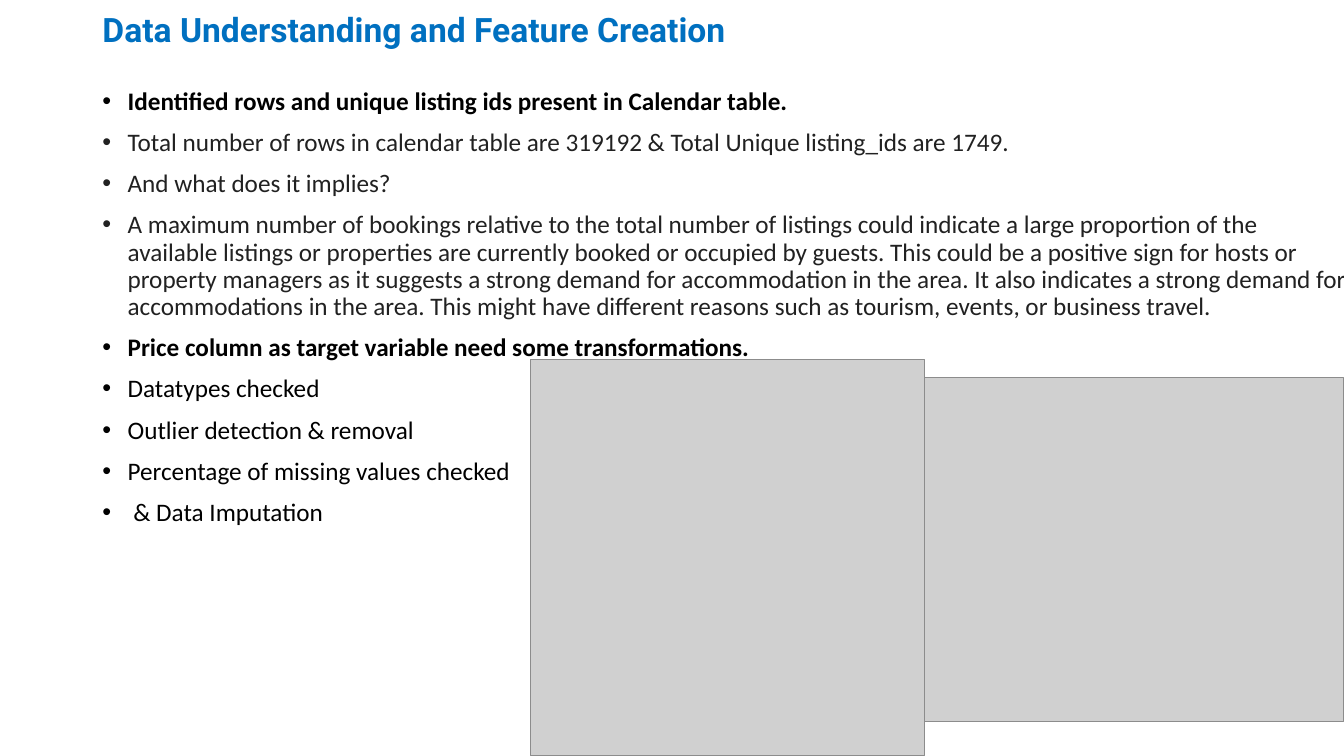
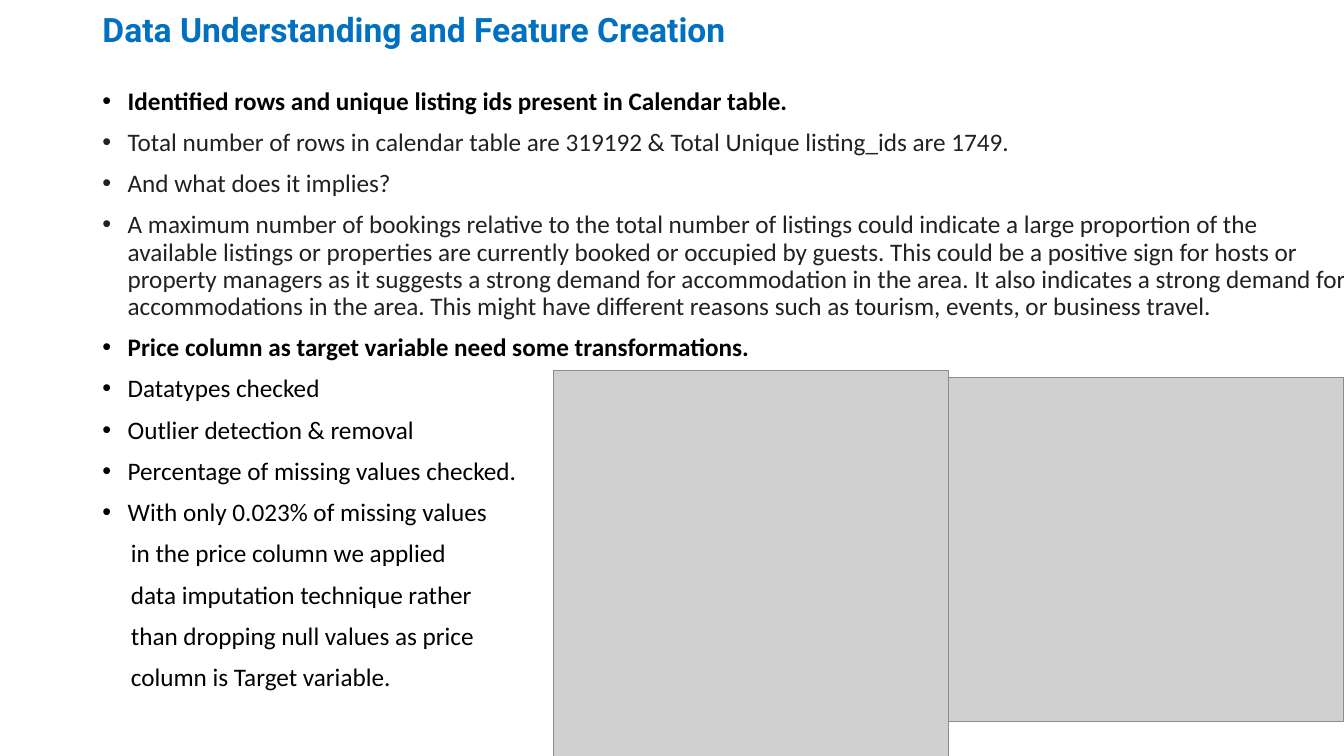
Before and after one commit to VarshaPimple/Airbnb_Price_Prediction, a slide deck: slide 5 of AIRBNB.pptx. Drawn at 1344x756 pixels with LibreOffice and Linux fonts; fonts in the diff are those of the drawing; grey boxes stand for pictures. Boxes give left, top, right and bottom in pixels: in the first picture for what was removed or moved away, otherwise in the second. Text is boxed around its words. In the diff, an @@ line names an element or a change of style, - is before the commit and + after.

```diff
--- a/AIRBNB.pptx
+++ b/AIRBNB.pptx
@@ picture: place and size @@
-picture at bbox=[530, 360, 925, 756]
+picture at bbox=[554, 370, 948, 756]
@@ text at bbox=[128, 462, 516, 691]: text changed @@
-• Percentage of missing values checked
-• & Data Imputation
+• Percentage of missing values checked.
+• With only 0.023% of missing values
+in the price column we applied
+data imputation technique rather
+than dropping null values as price
+column is Target variable.
```
Also in this commit, not shown: 6 other slides changed.
